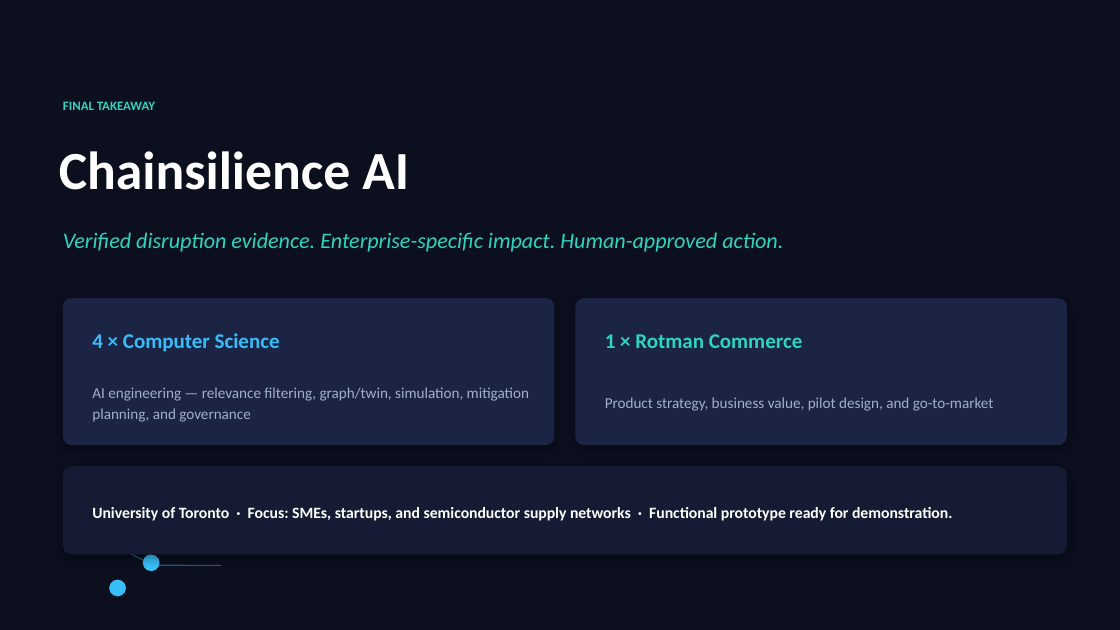
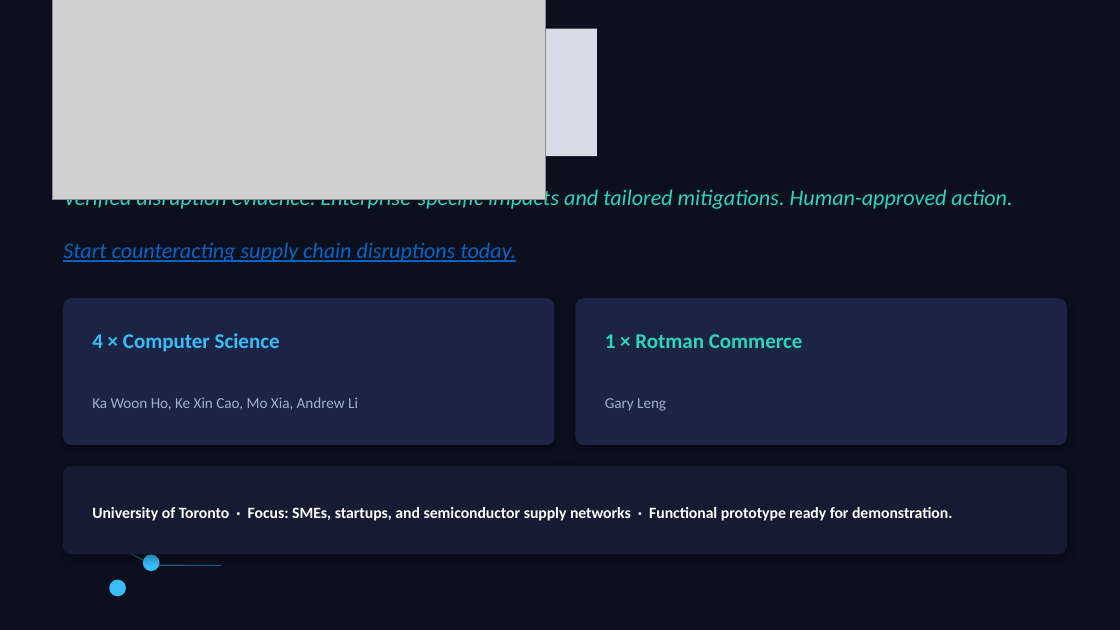
Before and after one commit to NoelVFX/Chainsilience-AI, a slide deck: slide 16 of Chainsilience_AI_IDSOL_2026_Pitch_Deck_Revised.pptx (slide 15 before the commit). Drawn at 1120x630 pixels with LibreOffice and Linux fonts; fonts in the diff are those of the drawing; grey boxes stand for pictures. Boxes give left, top, right and bottom in pixels: in the first picture for what was removed or moved away, otherwise in the second. Text is boxed around its words. In the diff, an @@ line names an element or a change of style, - is before the commit and + after.

```diff
--- a/Chainsilience_AI_IDSOL_2026_Pitch_Deck_Revised.pptx
+++ b/Chainsilience_AI_IDSOL_2026_Pitch_Deck_Revised.pptx
@@ picture added at (52, 0, 545, 200) @@
@@ rectangle added at (59, 29, 597, 156), fill #D6DCE5 @@
@@ text removed at (63, 101, 155, 110) @@
-FINAL TAKEAWAY
@@ text removed at (59, 151, 409, 190) @@
-Chainsilience AI
@@ text at (63, 187, 1012, 262): text changed @@
-Verified disruption evidence. Enterprise-specific impact. Human-approved action.
+Verified disruption evidence. Enterprise-specific impacts and tailored mitigations. Human-approved action.
+Start counteracting supply chain disruptions today.
@@ text at (92, 397, 358, 410): text changed @@
-AI engineering — relevance filtering, graph/twin, simulation, mitigation planning, and governance
+Ka Woon Ho, Ke Xin Cao, Mo Xia, Andrew Li
@@ text at (605, 398, 666, 411): text changed @@
-Product strategy, business value, pilot design, and go-to-market
+Gary Leng
```
Also in this commit, not shown: 12 other slides changed, 1 slide added, 20 other files.
